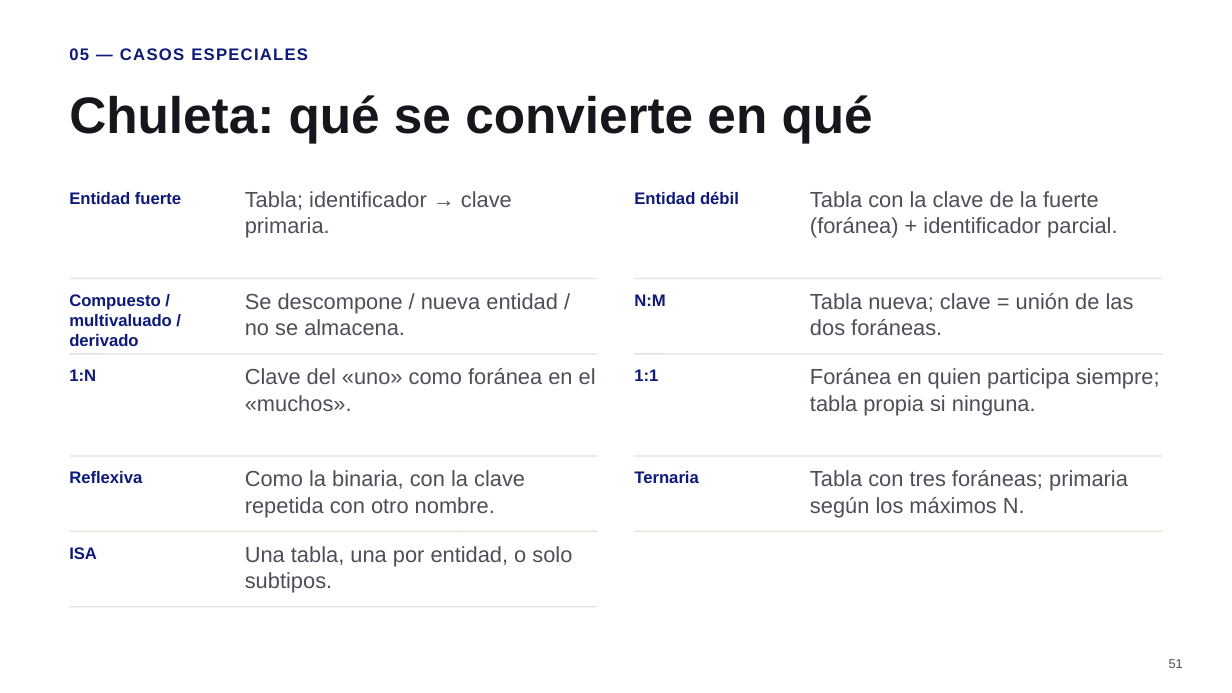
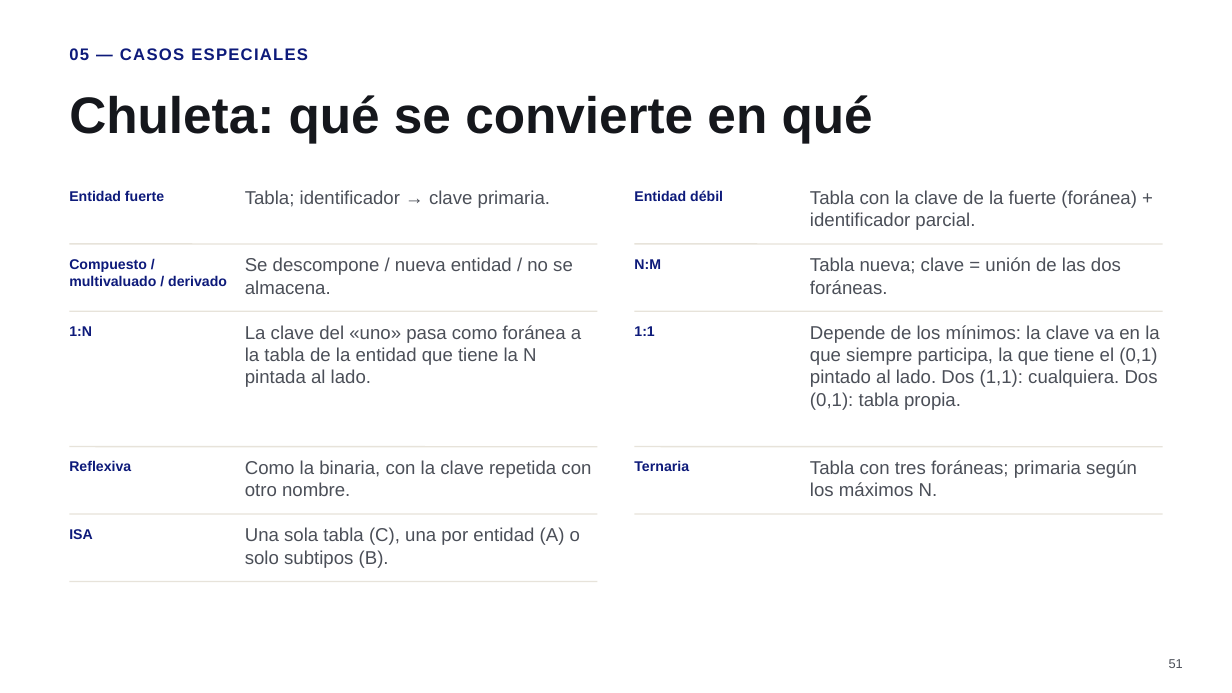
Before and after one commit to MarinaPreci/BBDD-Web, a slide deck: slide 51 of ut3/UT3_resumen.pptx. Drawn at 1232x693 pixels with LibreOffice and Linux fonts; fonts in the diff are those of the drawing; background and template pictures are left out. Boxes give left, top, right and bottom in pixels: in the first picture for what was removed or moved away, otherwise in the second. Text is boxed around its words. In the diff, an @@ line names an element or a change of style, - is before the commit and + after.

```diff
--- a/ut3/UT3_resumen.pptx
+++ b/ut3/UT3_resumen.pptx
@@ text "Compuesto / multivaluado / derivado": place and size @@
-text "Compuesto / multivaluado / derivado" at box(69, 294, 172, 346)
+text "Compuesto / multivaluado / derivado" at box(69, 259, 227, 286)
@@ line moved from (69, 278) - (598, 278) to (69, 244) - (598, 244) @@
@@ text "Se descompone / nueva entidad ...": place and size @@
-text "Se descompone / nueva entidad ..." at box(245, 293, 558, 335)
+text "Se descompone / nueva entidad ..." at box(245, 257, 573, 294)
@@ size 13 to 11 pt in 9 elements at box(69, 460, 131, 471), box(634, 460, 689, 471), box(69, 529, 92, 539), box(69, 190, 164, 201), box(634, 190, 723, 201), box(69, 326, 92, 336), box(634, 326, 654, 336), box(69, 259, 227, 286), box(634, 259, 661, 269) @@
@@ text "N:M": place and size @@
-text "N:M" at box(634, 294, 665, 306)
+text "N:M" at box(634, 259, 661, 269)
@@ line moved from (635, 278) - (1163, 278) to (635, 244) - (1163, 244) @@
@@ size 17 to 14.5 pt in 6 elements at box(245, 460, 591, 496), box(810, 460, 1137, 496), box(245, 190, 550, 208), box(810, 190, 1137, 230), box(245, 257, 573, 294), box(810, 257, 1121, 294) @@
@@ text "Tabla nueva; clave = unión ...": place and size @@
-text "Tabla nueva; clave = unión ..." at box(810, 293, 1134, 335)
+text "Tabla nueva; clave = unión ..." at box(810, 257, 1121, 294)
@@ text "1:N": place and size @@
-text "1:N" at box(69, 369, 96, 381)
+text "1:N" at box(69, 326, 92, 336)
@@ line moved from (69, 354) - (598, 354) to (69, 311) - (598, 311) @@
@@ text at box(245, 325, 581, 387): text changed; size 17 to 14.5 pt @@
-Clave del «uno» como foránea en el «muchos».
+La clave del «uno» pasa como foránea a la tabla de la entidad que tiene la N pintada al lado.
@@ text "1:1": place and size @@
-text "1:1" at box(634, 369, 658, 381)
+text "1:1" at box(634, 326, 654, 336)
@@ line moved from (635, 354) - (1163, 354) to (635, 311) - (1163, 311) @@
@@ text at box(810, 325, 1159, 410): text changed; size 17 to 14.5 pt @@
-Foránea en quien participa siempre; tabla propia si ninguna.
+Depende de los mínimos: la clave va en la que siempre participa, la que tiene el (0,1) pintado al lado. Dos (1,1): cualquiera. Dos (0,1): tabla propia.
@@ line moved from (69, 456) - (598, 456) to (69, 446) - (598, 446) @@
@@ line moved from (635, 456) - (1163, 456) to (635, 446) - (1163, 446) @@
@@ text "Reflexiva": place and size @@
-text "Reflexiva" at box(69, 471, 142, 483)
+text "Reflexiva" at box(69, 460, 131, 471)
@@ text "Como la binaria, con la ...": place and size @@
-text "Como la binaria, con la ..." at box(245, 470, 525, 517)
+text "Como la binaria, con la ..." at box(245, 460, 591, 496)
@@ text "Ternaria": place and size @@
-text "Ternaria" at box(634, 471, 698, 483)
+text "Ternaria" at box(634, 460, 689, 471)
@@ text "Tabla con tres foráneas; primaria ...": place and size @@
-text "Tabla con tres foráneas; primaria ..." at box(810, 470, 1128, 517)
+text "Tabla con tres foráneas; primaria ..." at box(810, 460, 1137, 496)
@@ text "ISA": place and size @@
-text "ISA" at box(69, 547, 97, 559)
+text "ISA" at box(69, 529, 92, 539)
@@ line moved from (69, 531) - (598, 531) to (69, 514) - (598, 514) @@
@@ text at box(245, 527, 580, 568): text changed; size 17 to 14.5 pt @@
-Una tabla, una por entidad, o solo subtipos.
+Una sola tabla (C), una por entidad (A) o solo subtipos (B).
@@ line moved from (635, 531) - (1163, 531) to (635, 514) - (1163, 514) @@
@@ line moved from (69, 607) - (598, 607) to (69, 581) - (598, 581) @@
```
Also in this commit, not shown: 4 other slides changed, 8 other files.
